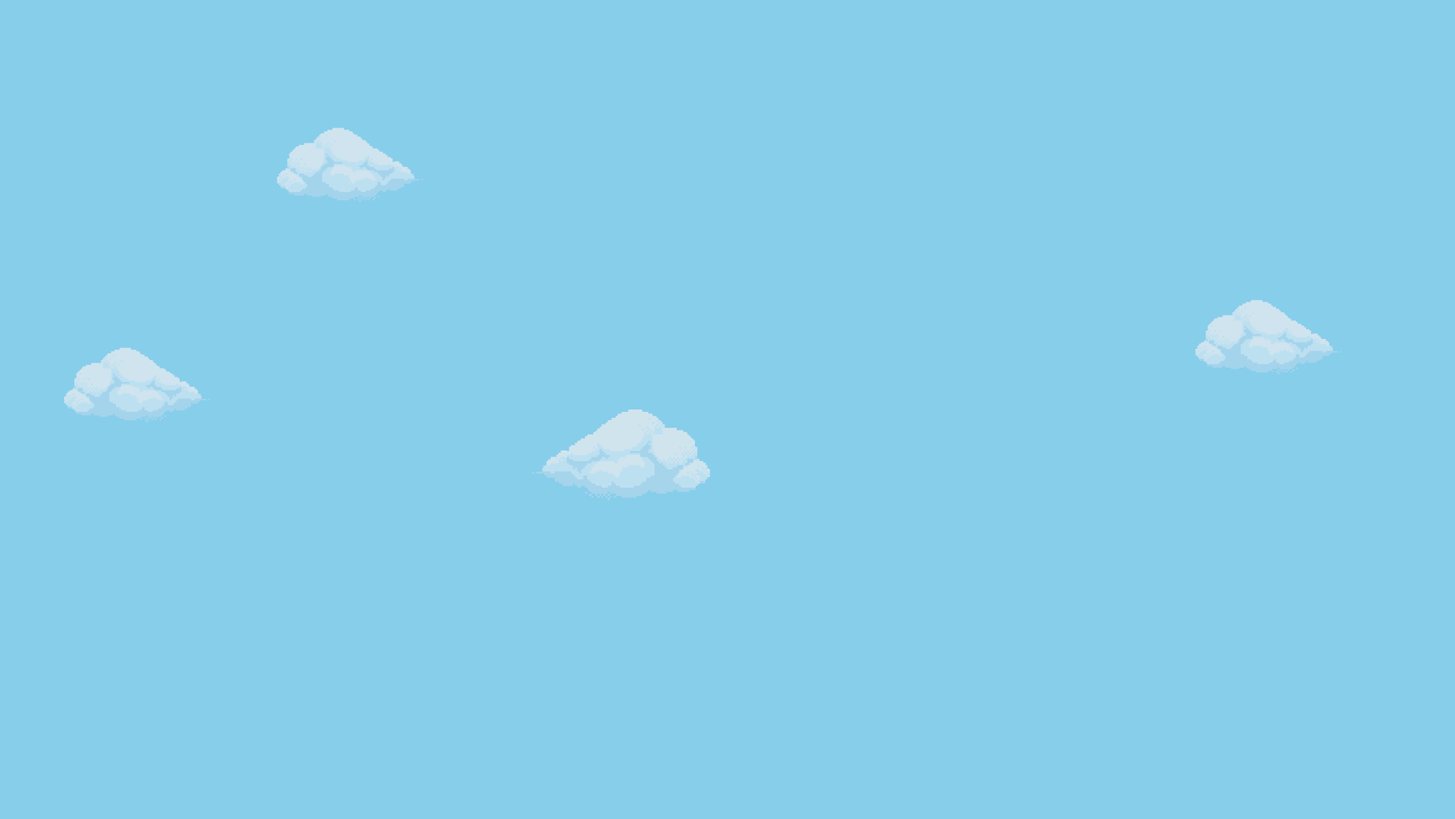
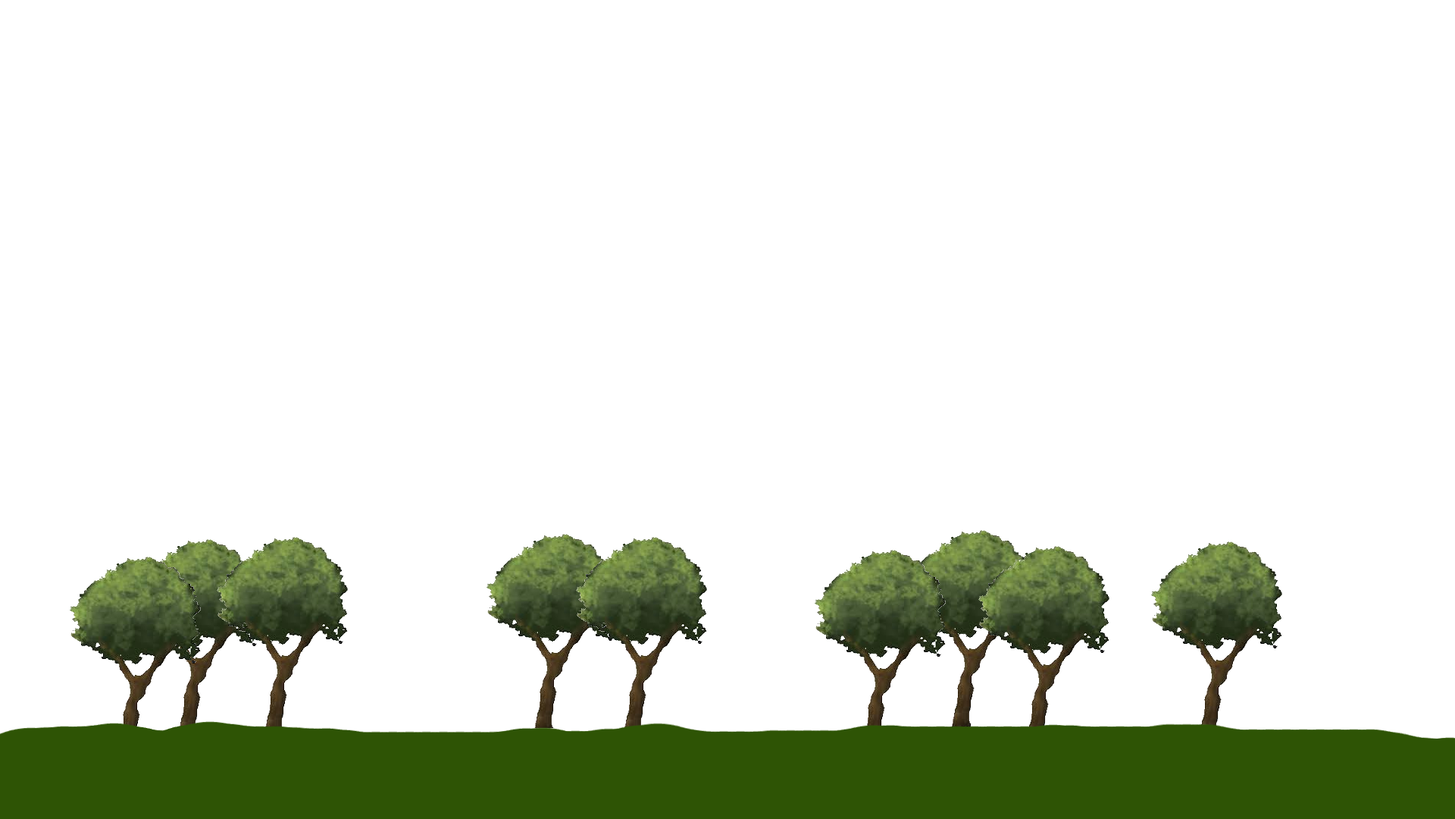
Comparing the layer stacks of the two (1455, 819) images. Changes:
showed "setting02", painted on it over [0, 529, 1455, 819]
hid "Background" over [0, 0, 1455, 819]
